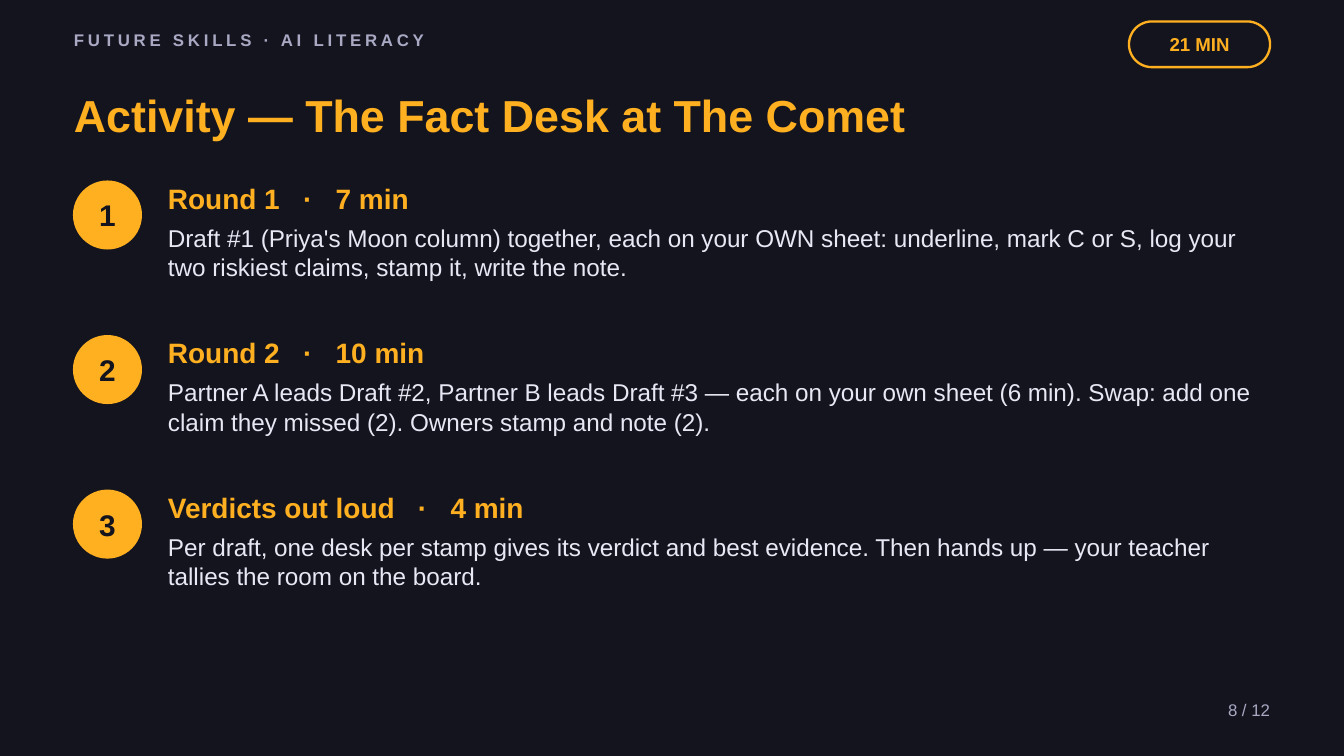
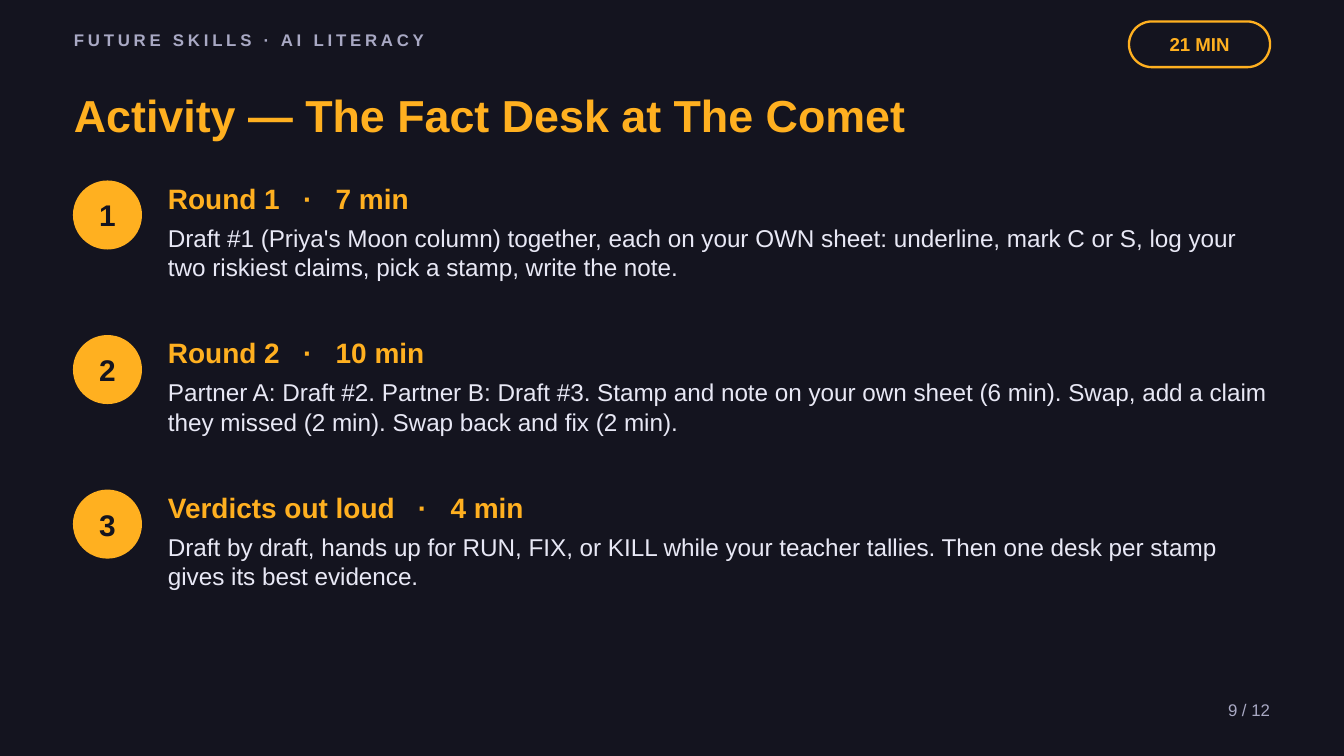
Before and after one commit to phiunit/tptphi, a slide deck: slide 9 of products/ai-fact-check-lab/dist/Hallucination Hunters - Slides.pptx (slide 8 before the commit). Drawn at 1344x756 pixels with LibreOffice and Linux fonts; fonts in the diff are those of the drawing. Boxes give left, top, right and bottom in pixels: in the first picture for what was removed or moved away, otherwise in the second. Text is boxed around its words. In the diff, an @@ line names an element or a change of style, - is before the commit and + after.

```diff
--- a/products/ai-fact-check-lab/dist/Hallucination Hunters - Slides.pptx
+++ b/products/ai-fact-check-lab/dist/Hallucination Hunters - Slides.pptx
@@ text at [168, 229, 1236, 281]: text changed @@
-Draft #1 (Priya's Moon column) together, each on your OWN sheet: underline, mark C or S, log your two riskiest claims, stamp it, write the note.
+Draft #1 (Priya's Moon column) together, each on your OWN sheet: underline, mark C or S, log your two riskiest claims, pick a stamp, write the note.
@@ text at [168, 383, 1267, 436]: text changed @@
-Partner A leads Draft #2, Partner B leads Draft #3 — each on your own sheet (6 min). Swap: add one claim they missed (2). Owners stamp and note (2).
+Partner A: Draft #2. Partner B: Draft #3. Stamp and note on your own sheet (6 min). Swap, add a claim they missed (2 min). Swap back and fix (2 min).
@@ text at [168, 538, 1216, 590]: text changed @@
-Per draft, one desk per stamp gives its verdict and best evidence. Then hands up — your teacher tallies the room on the board.
+Draft by draft, hands up for RUN, FIX, or KILL while your teacher tallies. Then one desk per stamp gives its best evidence.
@@ text at [1228, 704, 1270, 716]: text changed @@
-8 / 12
+9 / 12
```
Also in this commit, not shown: 9 other slides changed, 1 slide added, 1 slide removed, 34 other files.
